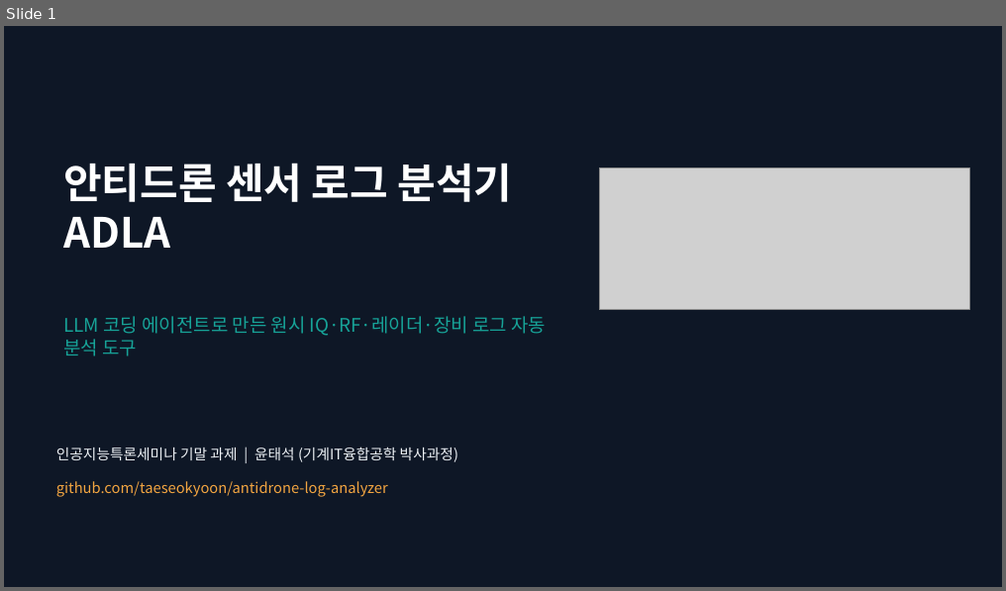
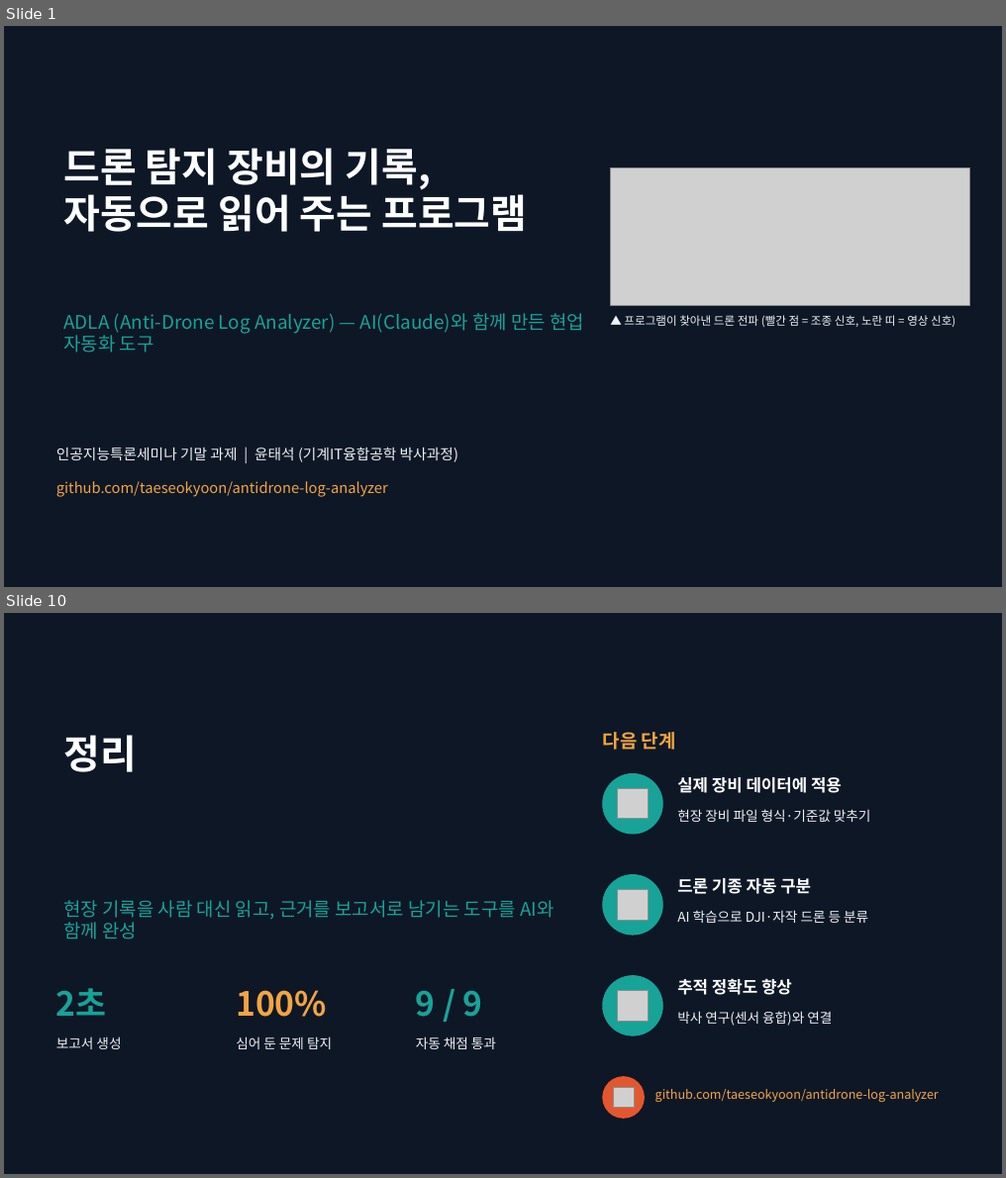
Before and after one commit to taeseokyoon/antidrone-log-analyzer, a slide deck: docs/ADLA_presentation.pptx. Shown one above the other, each under a label of ours: slide 1 before the commit, slides 1 and 10 after it; the slides between them are not shown. The pictures are 1006x591 and 1006x1178 pixels, drawn with LibreOffice and Linux fonts; fonts in the diff are those of the drawing; grey boxes stand for pictures. Boxes give left, top, right and bottom in pixels: in the first picture for what was removed or moved away, otherwise in the second. Text is boxed around its words. In the diff, an @@ line names an element or a change of style, - is before the commit and + after.

```diff
--- a/docs/ADLA_presentation.pptx
+++ b/docs/ADLA_presentation.pptx
@@ slide 10 added at <box>4,613,1002,1174</box>, background #0E1726 @@
@@ title added at <box>63,735,136,772</box>, 38 pt, text #FFFFFF, bold @@
+정리
@@ text added at <box>603,732,676,750</box>, 18 pt, text #F2A541, bold @@
+다음 단계
@@ ellipse added at <box>603,774,662,834</box>, fill #17A398, outline #17A398 1 pt @@
@@ picture added at <box>618,789,648,819</box> @@
@@ text added at <box>677,777,842,793</box>, 16 pt, text #FFFFFF, bold @@
+실제 장비 데이터에 적용
@@ text added at <box>677,809,871,822</box>, 13 pt, text #EEF2F6 @@
+현장 장비 파일 형식·기준값 맞추기
@@ ellipse added at <box>603,875,662,935</box>, fill #17A398, outline #17A398 1 pt @@
@@ text added at <box>677,878,811,894</box>, 16 pt, text #FFFFFF, bold @@
+드론 기종 자동 구분
@@ text added at <box>63,900,553,940</box>, 18 pt, text #17A398 @@
+현장 기록을 사람 대신 읽고, 근거를 보고서로 남기는 도구를 AI와 함께 완성
@@ picture added at <box>618,890,648,920</box> @@
@@ text added at <box>677,910,868,923</box>, 13 pt, text #EEF2F6 @@
+AI 학습으로 DJI·자작 드론 등 분류
@@ text added at <box>56,988,107,1016</box>, 32 pt, text #17A398, bold @@
+2초
@@ text added at <box>236,990,327,1017</box>, 32 pt, text #F2A541, bold @@
+100%
@@ text added at <box>416,990,483,1017</box>, 32 pt, text #17A398, bold @@
+9 / 9
@@ ellipse added at <box>603,976,662,1036</box>, fill #17A398, outline #17A398 1 pt @@
@@ picture added at <box>618,991,648,1021</box> @@
@@ text added at <box>677,979,792,995</box>, 16 pt, text #FFFFFF, bold @@
+추적 정확도 향상
@@ text added at <box>677,1011,832,1026</box>, 13 pt, text #EEF2F6 @@
+박사 연구(센서 융합)와 연결
@@ text added at <box>56,1037,121,1050</box>, 13 pt, text #EEF2F6 @@
+보고서 생성
@@ text added at <box>236,1037,332,1050</box>, 13 pt, text #EEF2F6 @@
+심어 둔 문제 탐지
@@ text added at <box>416,1037,496,1050</box>, 13 pt, text #EEF2F6 @@
+자동 채점 통과
@@ ellipse added at <box>603,1077,645,1118</box>, fill #E4572E, outline #E4572E 1 pt @@
@@ picture added at <box>614,1087,635,1109</box> @@
@@ text added at <box>655,1089,939,1102</box>, 12 pt, text #F2A541 @@
+github.com/taeseokyoon/antidrone-log-analyzer
@@ slide 1 changed as well @@
@@ title at <box>63,148,527,232</box>: text changed; size 40 to 38 pt @@
-안티드론 센서 로그 분석기
-ADLA
+드론 탐지 장비의 기록,
+자동으로 읽어 주는 프로그램
@@ picture: place and size @@
-picture at <box>599,169,969,310</box>
+picture at <box>611,169,969,305</box>
@@ text at <box>63,313,584,353</box>: text changed @@
-LLM 코딩 에이전트로 만든 원시 IQ·RF·레이더·장비 로그 자동 분석 도구
+ADLA (Anti-Drone Log Analyzer) — AI(Claude)와 함께 만든 현업 자동화 도구
@@ text added at <box>624,315,955,327</box>, 11 pt, text #EEF2F6 @@
+▲ 프로그램이 찾아낸 드론 전파 (빨간 점 = 조종 신호, 노란 띠 = 영상 신호)
```
Also in this commit, not shown: 8 other slides added, 9 slides removed, 2 other files.
